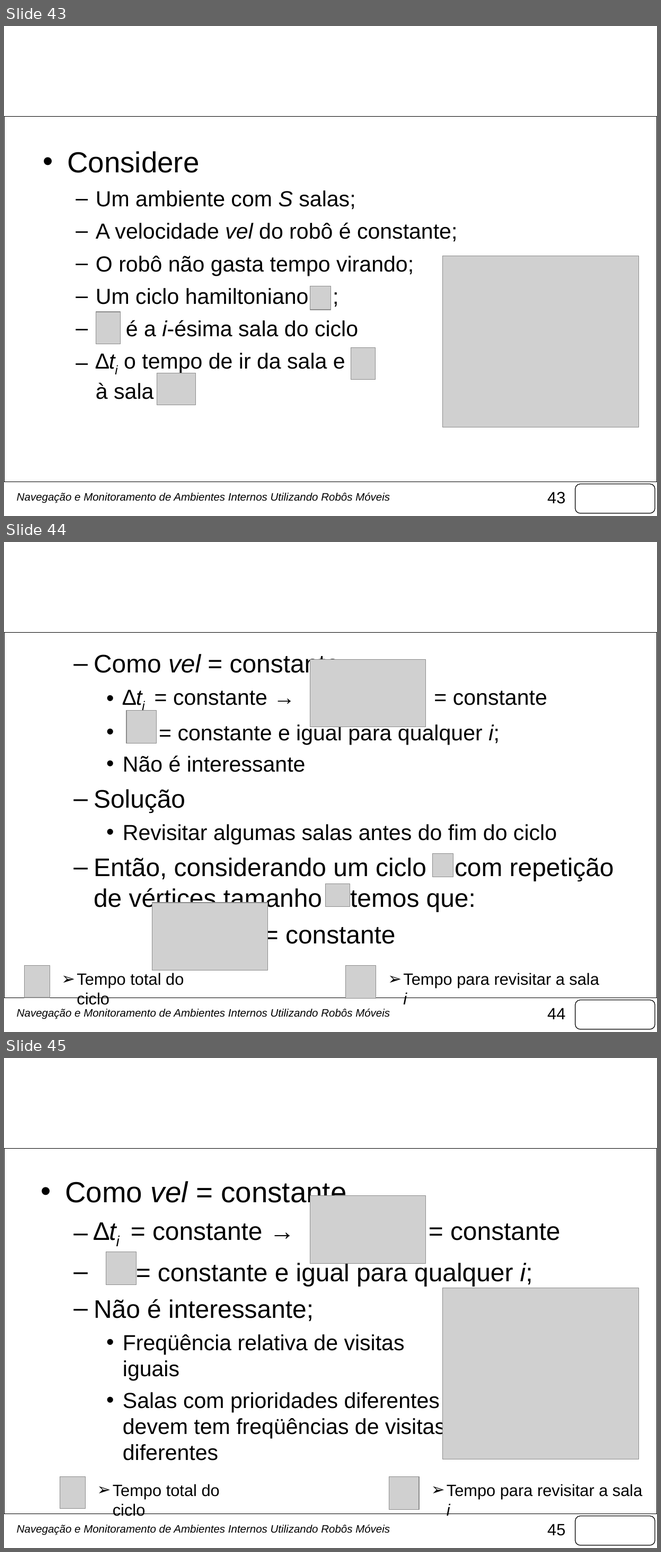
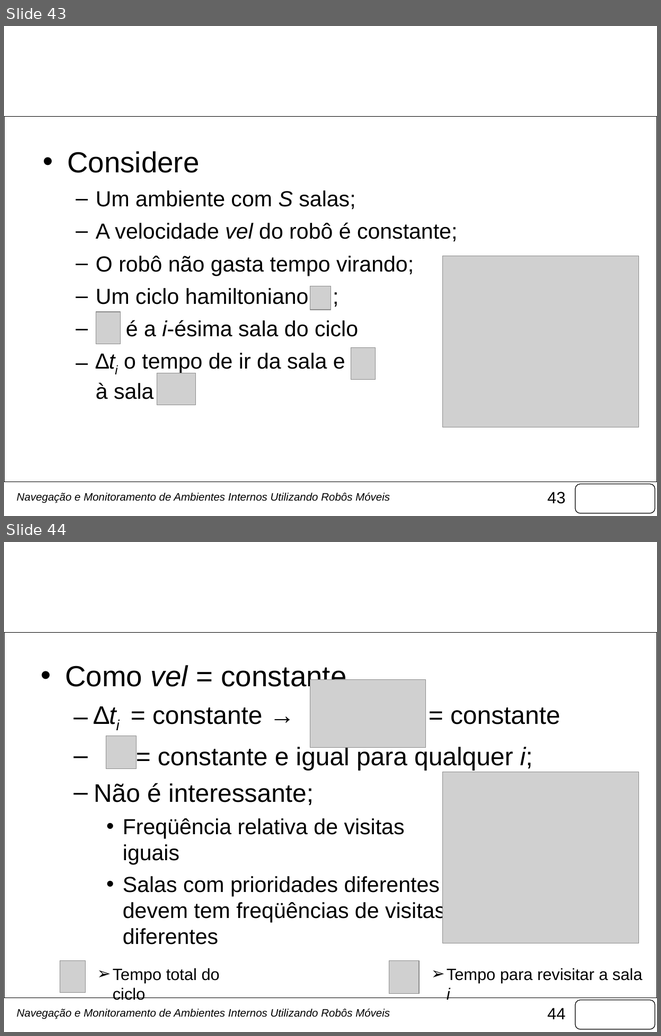
Before and after one commit to fongoses/robo2, a slide deck: documentos/Apresentação Março.pptx. Shown one above the other, each under a label of ours: slides 43, 44 and 45 before the commit, slides 43 and 44 after it. The pictures are 661x1552 and 661x1036 pixels, drawn with LibreOffice and Linux fonts; fonts in the diff are those of the drawing; grey boxes stand for pictures; background and template pictures are left out. Boxes give left, top, right and bottom in pixels: in the first picture for what was removed or moved away, otherwise in the second. Text is boxed around its words. In the diff, an @@ line names an element or a change of style, - is before the commit and + after.

```diff
--- a/documentos/Apresentação Março.pptx
+++ b/documentos/Apresentação Março.pptx
@@ slide 44 removed at (4,542,657,1032), background picture (left out); not listed: 3 template elements that a slide beside it also shows @@
@@ title removed at (37,562,624,643) @@
-Projeto - Ciclos
@@ text removed at (94,654,614,944) @@
-  – Como vel = constante
-    • ∆ti = constante → = constante
-    • = constante e igual para qualquer i;
-    • Não é interessante
-  – Solução
-    • Revisitar algumas salas antes do fim do ciclo
-  – Então, considerando um ciclo com repetição de vértices tamanho temos que:
-  = constante
@@ picture removed at (310,660,426,727) @@
@@ picture removed at (126,711,156,743) @@
@@ picture removed at (432,854,453,877) @@
@@ picture removed at (325,883,350,906) @@
@@ picture removed at (152,902,268,970) @@
@@ picture removed at (24,965,50,997) @@
@@ picture removed at (345,965,376,998) @@
@@ text removed at (77,972,184,1005) @@
-➢ Tempo total do ciclo
@@ text removed at (403,972,599,1004) @@
-➢ Tempo para revisitar a sala i
@@ text removed at (17,1008,390,1019) @@
-Navegação e Monitoramento de Ambientes Internos Utilizando Robôs Móveis
@@ what was slide 45 is now slide 44 @@
@@ page number at (547,1007,565,1019): text changed @@
-45
+44
```
Also in this commit, not shown: 3 slides changed, 3 other files.
